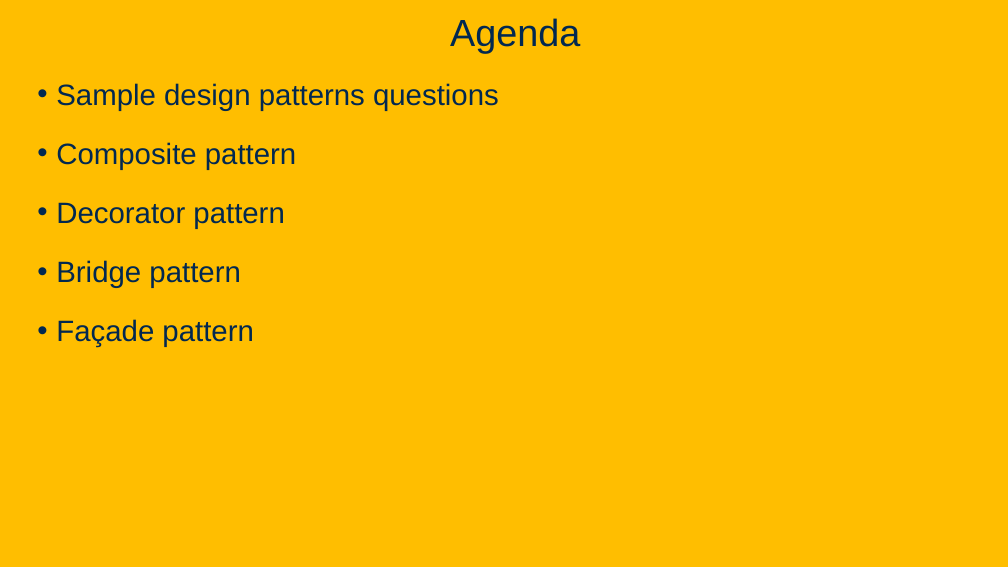
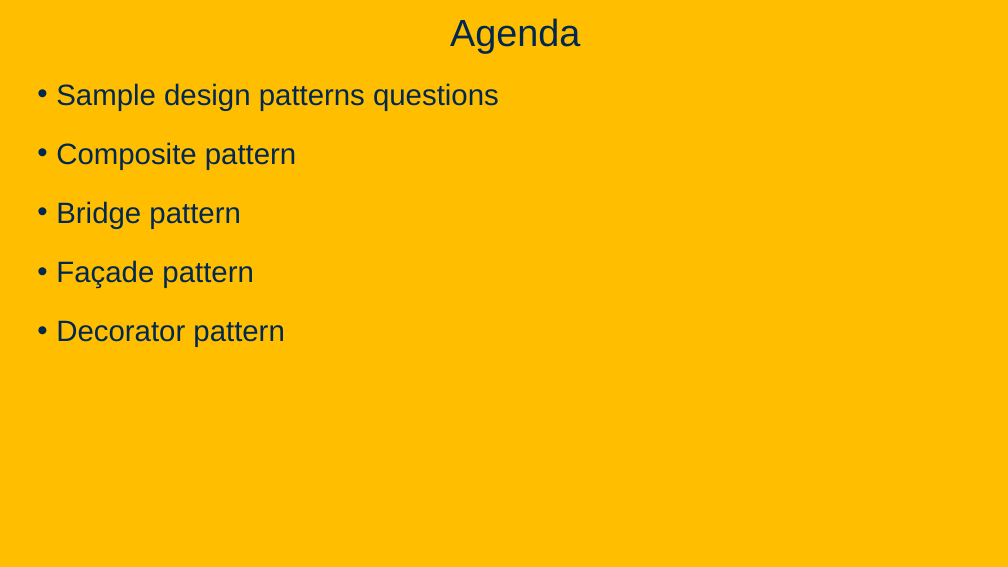
Before and after one commit to davsec-teaching/ecs160-f25, a slide deck: slide 43 of slides/8_design_patterns.pptx. Drawn at 1008x567 pixels with LibreOffice and Linux fonts; fonts in the diff are those of the drawing; background and template pictures are left out. Boxes give left, top, right and bottom in pixels: in the first picture for what was removed or moved away, otherwise in the second. Text is boxed around its words. In the diff, an @@ line names an element or a change of style, - is before the commit and + after.

Commit message:
update design pattern slides

```diff
--- a/slides/8_design_patterns.pptx
+++ b/slides/8_design_patterns.pptx
@@ text at (56,202,284,229): paragraph removed @@
-• Decorator pattern
@@ text at (56,320,284,347): paragraph added @@
+• Decorator pattern
```
Also in this commit, not shown: 9 other slides changed, 1 slide removed.
